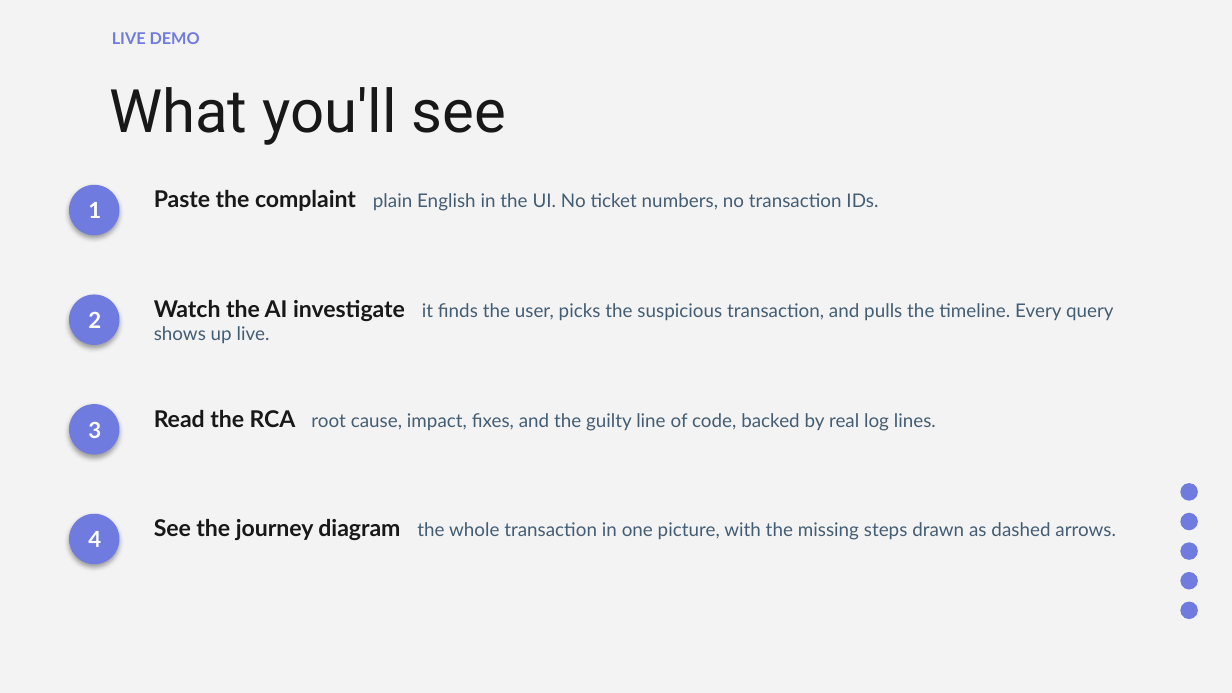
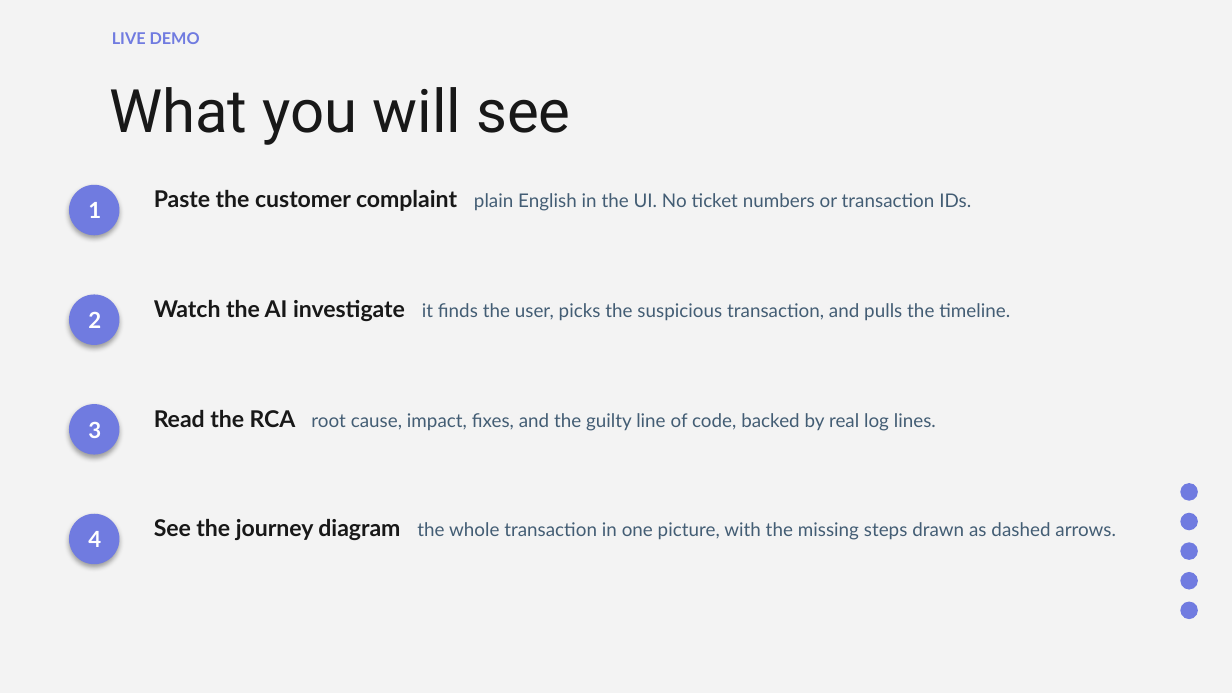
Before and after one commit to aadityaincode/Sherlog, a slide deck: slide 5 of sherlog-slides.pptx. Drawn at 1232x693 pixels with LibreOffice and Linux fonts; fonts in the diff are those of the drawing. Boxes give left, top, right and bottom in pixels: in the first picture for what was removed or moved away, otherwise in the second. Text is boxed around its words. In the diff, an @@ line names an element or a change of style, - is before the commit and + after.

```diff
--- a/sherlog-slides.pptx
+++ b/sherlog-slides.pptx
@@ title at (x1=109, y1=87, x2=570, y2=145): text changed @@
-What you'll see
+What you will see
@@ text at (x1=154, y1=190, x2=971, y2=211): text changed @@
-Paste the complaint plain English in the UI. No ticket numbers, no transaction IDs.
+Paste the customer complaint plain English in the UI. No ticket numbers or transaction IDs.
@@ text at (x1=154, y1=300, x2=1010, y2=321): text changed @@
-Watch the AI investigate it finds the user, picks the suspicious transaction, and pulls the timeline. Every query shows up live.
+Watch the AI investigate it finds the user, picks the suspicious transaction, and pulls the timeline.
```
Also in this commit, not shown: 8 other slides changed, 1 slide removed.
